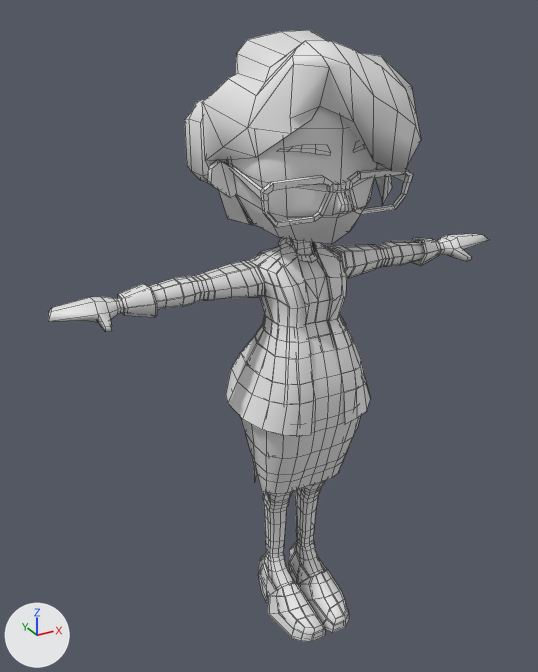
Before and after pictures for a commit that changed the FBX model Assets/_Game/Entities/Characters/Valerie/Source/SM_Valerie.fbx.
Camera for both pictures: a camera (50 mm lens) standing at (2.45, -3.86, 2.44) and looking at (3.8, -1.41, 1.21). Lighting does not change. The marker at lower left points along +X, +Y and +Z. Mesh edges are drawn as thin lines. Where no turn or scale is listed for an object, it has been applied to the vertices. Vertices at the same position are counted once.

Objects in the first picture: 'SM_Valerie'.
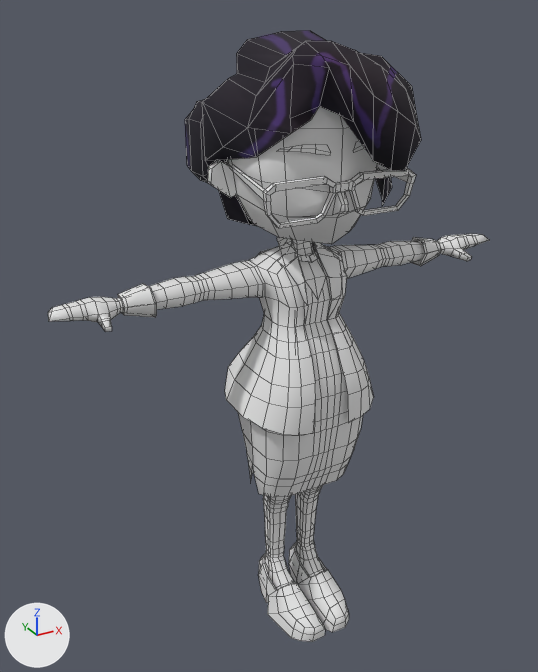
The newer file is also rescaled (x2.35), turned or shifted as a whole; pictures and numbers use the older file's frame.

Changed parts and their boxes [x1, y1, x2, y2] in the pictures (538 x 672 px):
'SM_Valerie', surface changed, reshaped (grey to black): [48, 30, 489, 642] in both
part 1 of me_mesh_001, cut back: before [55, 161, 487, 494]; after [49, 161, 489, 497]
part 2 of me_mesh_001, cut back: [258, 544, 349, 642] in both

Edits to the bpy script that builds the scene:
```text
Add img_t_val_hair_diffuse2_png:
    img_t_val_hair_diffuse2_png = load_image('T_Val_Hair_Diffuse2.png', 'T_Val_Hair_Diffuse2.png', 512, 512, 'sRGB')
Change mat_m_val_hair:
    remove mat_m_val_hair.base_color = (0.8, 0.8, 0.8)  # white #e7e7e7
    add mat_m_val_hair.texture = img_t_val_hair_diffuse2_png
    mat_m_val_hair.roughness: 0.5 -> 1.0
Change me_mesh_001:
    used by ob_sm_valerie; location = (3.823, -1.632, -0.01)
    remove me_mesh_001.from_pydata(...)  # 2412 vertices, 2311 faces; spans x -0.93..0.93, y -0.31..0.69, z 0.0..2.38
    add me_mesh_001.from_pydata(...)  # 1871 vertices, 1737 faces; spans x -0.93..0.93, y -0.31..0.69, z 0.0..2.38
    me_mesh_001 part 1: 185 vertices moved from x -0.61..0.43, y -0.21..0.25, z 0.67..1.96 to x -0.61..0.43, y -0.25..0.26, z 0.67..1.96; 595 vertices removed from x -0.81..0.81, y -0.23..0.22, z 0.98..1.97; 156 vertices added at x -0.87..0.87, y -0.24..0.23, z 0.67..1.97
    me_mesh_001 part 2: 13 vertices moved within x -0.13..0.13, y -0.26..0.13, z 0.0..0.17; 102 vertices removed from x -0.15..0.15, y -0.26..0.14, z 0.0..0.17
```
